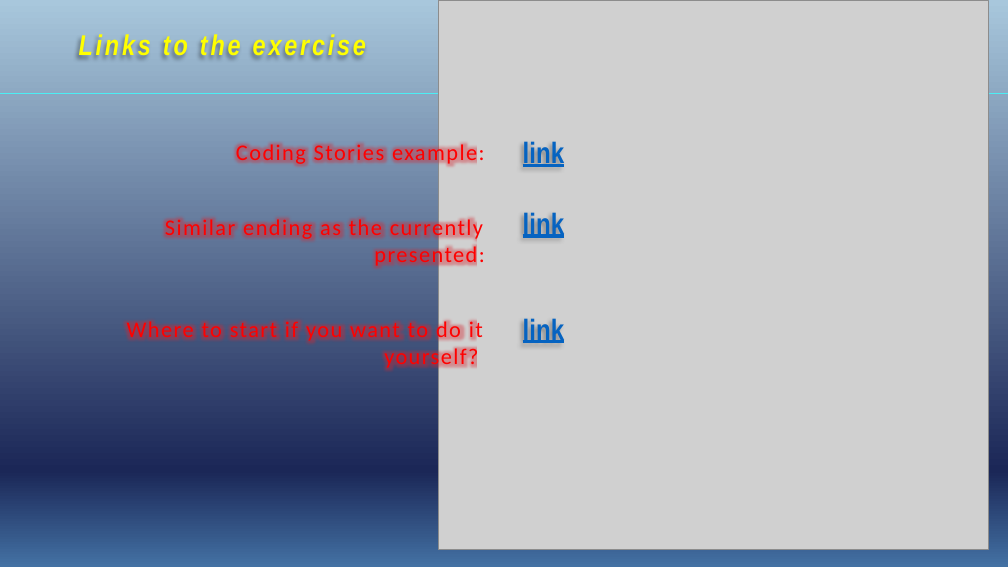
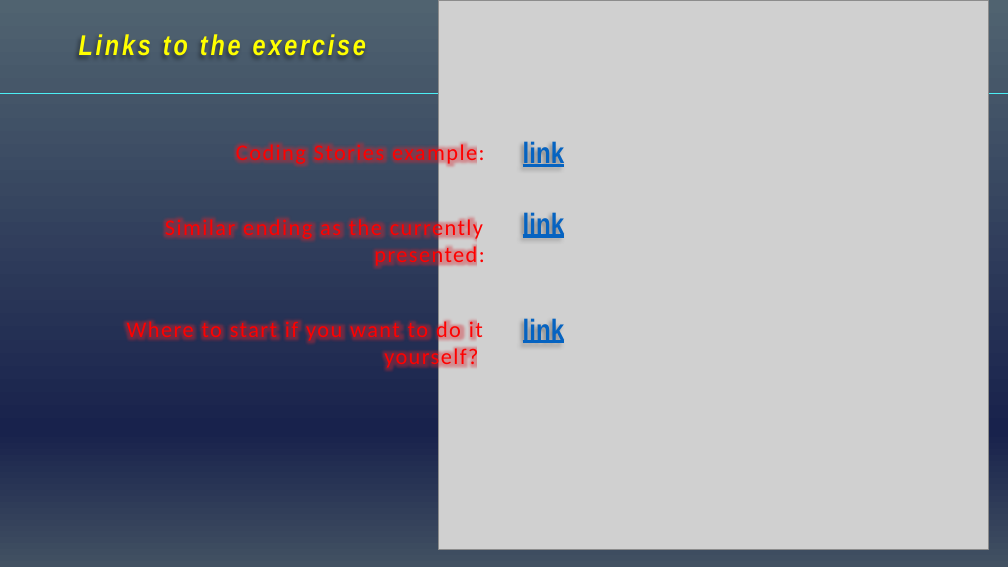
Before and after one commit to gitaroktato/tdd-kata-bowling-game, a slide deck: slide 4 of protect_your_invariants_tdd.pptx. Drawn at 1008x567 pixels with LibreOffice and Linux fonts; fonts in the diff are those of the drawing; grey boxes stand for pictures; background and template pictures are left out. Boxes give left, top, right and bottom in pixels: in the first picture for what was removed or moved away, otherwise in the second. Text is boxed around its words. In the diff, an @@ line names an element or a change of style, - is before the commit and + after.

```diff
--- a/protect_your_invariants_tdd.pptx
+++ b/protect_your_invariants_tdd.pptx
@@ background gradient #A8C7DC to #1B2757 to #4371A3 to gradient #506370 to #18224C to #425162 @@
```
Also in this commit, not shown: 3 other slides changed.
